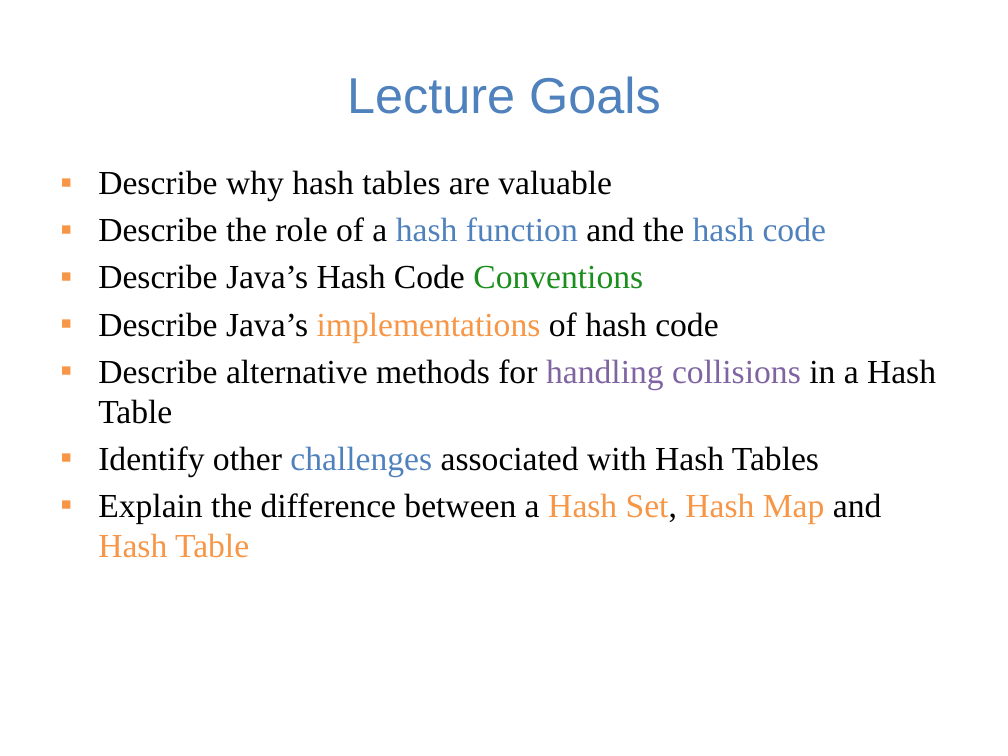
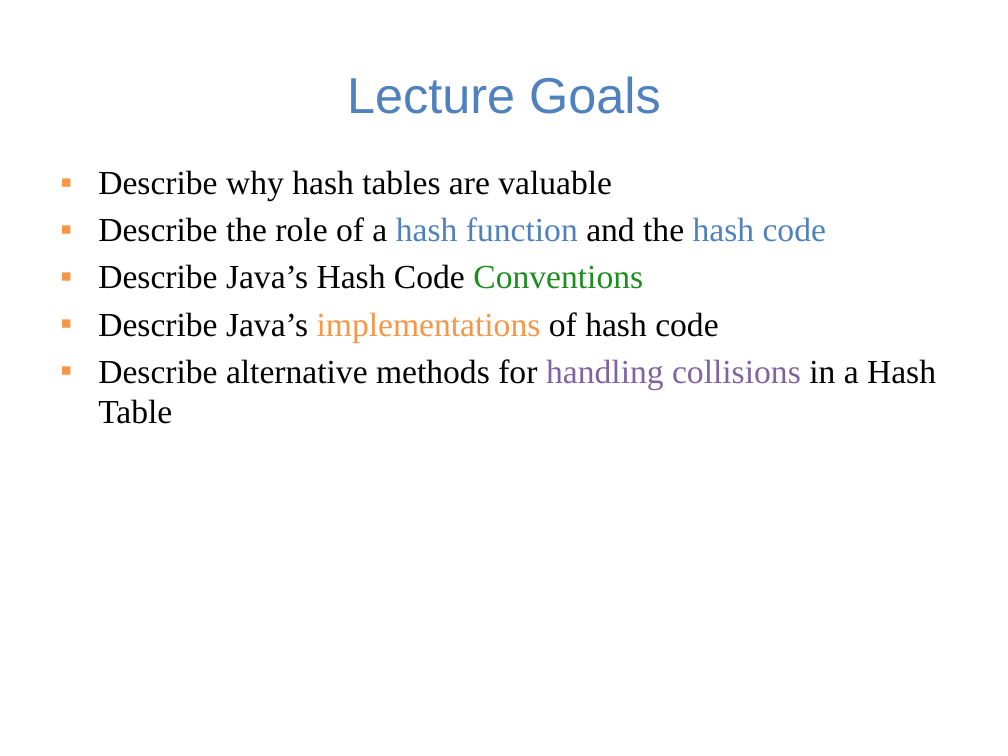
Before and after one commit to guhofstra/CSC111Fa25, a slide deck: slide 2 of PPTs/Lecture 7-hash table.pptx. Drawn at 1008x756 pixels with LibreOffice and Linux fonts; fonts in the diff are those of the drawing. Boxes give left, top, right and bottom in pixels: in the first picture for what was removed or moved away, otherwise in the second. Text is boxed around its words. In the diff, an @@ line names an element or a change of style, - is before the commit and + after.

```diff
--- a/PPTs/Lecture 7-hash table.pptx
+++ b/PPTs/Lecture 7-hash table.pptx
@@ text at [98, 446, 882, 558]: paragraphs removed @@
-▪ Identify other challenges associated with Hash Tables
-▪ Explain the difference between a Hash Set, Hash Map and Hash Table
```
Also in this commit, not shown: 11 other slides changed, 9 other files.
